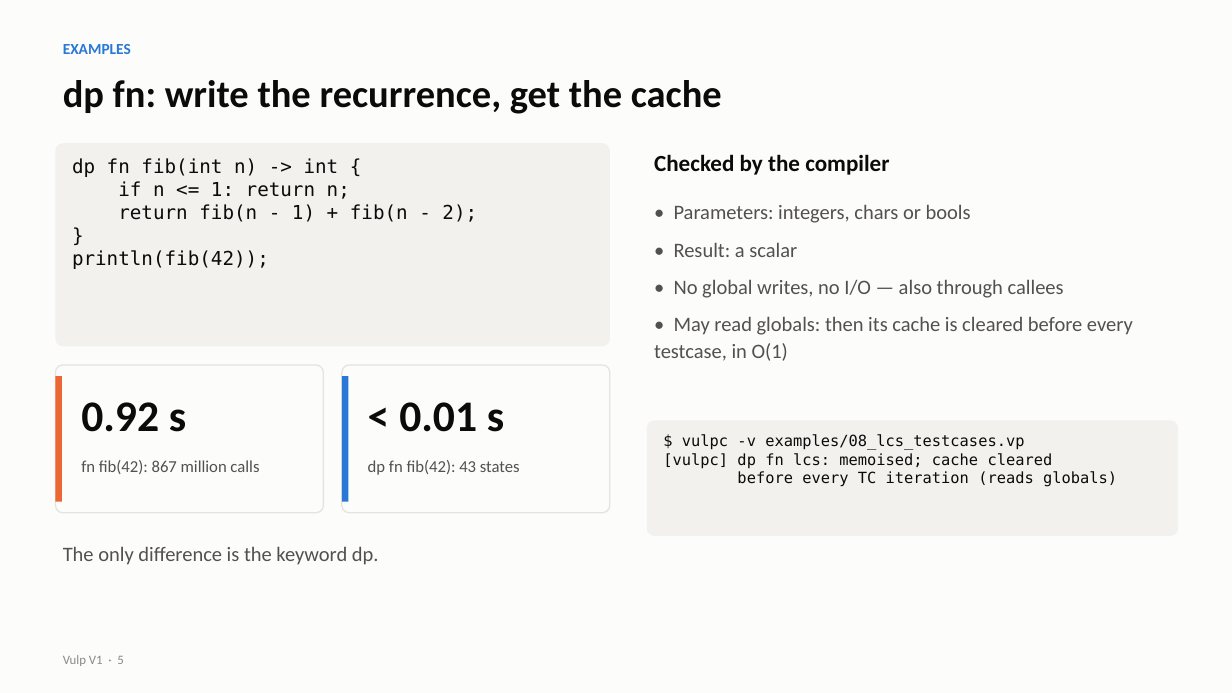
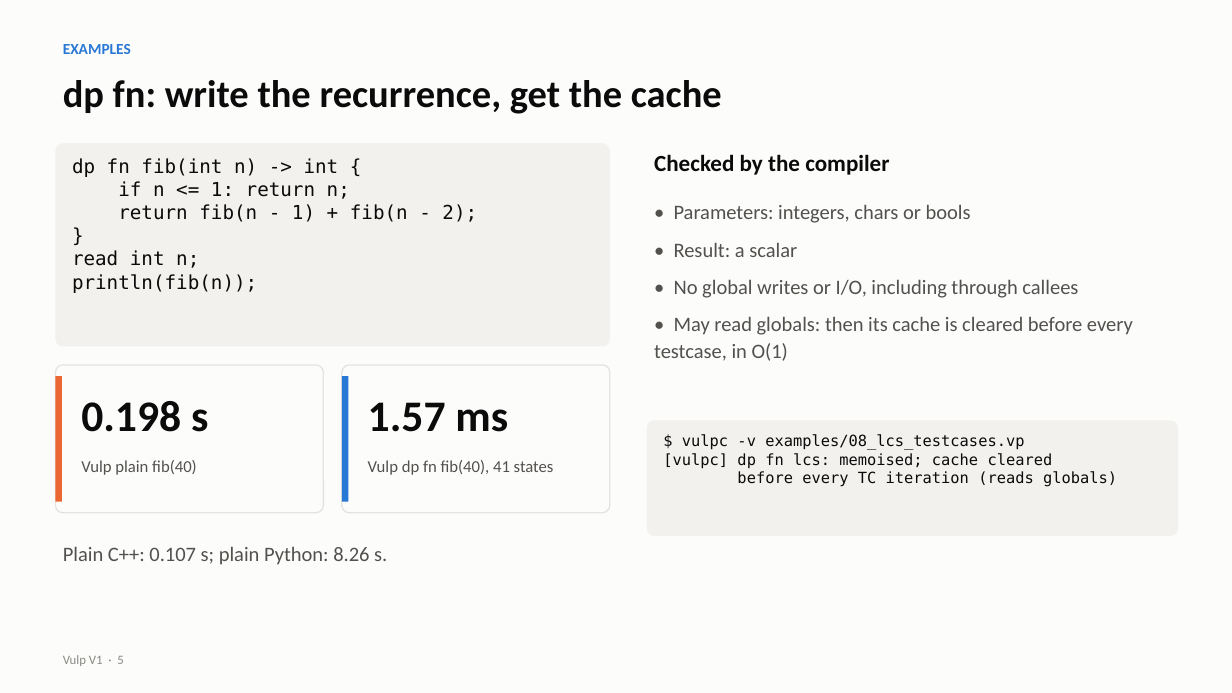
Before and after one commit to vulp-lang/vulp, a slide deck: slide 5 of docs/presentation/vulp_v1.pptx. Drawn at 1232x693 pixels with LibreOffice and Linux fonts; fonts in the diff are those of the drawing. Boxes give left, top, right and bottom in pixels: in the first picture for what was removed or moved away, otherwise in the second. Text is boxed around its words. In the diff, an @@ line names an element or a change of style, - is before the commit and + after.

```diff
--- a/docs/presentation/vulp_v1.pptx
+++ b/docs/presentation/vulp_v1.pptx
@@ text at (72, 250, 257, 293): text changed @@
-println(fib(42));
+read int n;
+println(fib(n));
@@ text at (674, 279, 1078, 298): text changed @@
-• No global writes, no I/O — also through callees
+• No global writes or I/O, including through callees
@@ text at (81, 401, 208, 432): text changed @@
-0.92 s
+0.198 s
@@ text at (368, 402, 508, 432): text changed @@
-< 0.01 s
+1.57 ms
@@ text at (81, 460, 197, 475): text changed @@
-fn fib(42): 867 million calls
+Vulp plain fib(40)
@@ text at (368, 460, 554, 475): text changed @@
-dp fn fib(42): 43 states
+Vulp dp fn fib(40), 41 states
@@ text at (63, 546, 387, 565): text changed @@
-The only difference is the keyword dp.
+Plain C++: 0.107 s; plain Python: 8.26 s.
```
Also in this commit, not shown: 6 other slides changed, 1 slide added, 1 slide removed.
